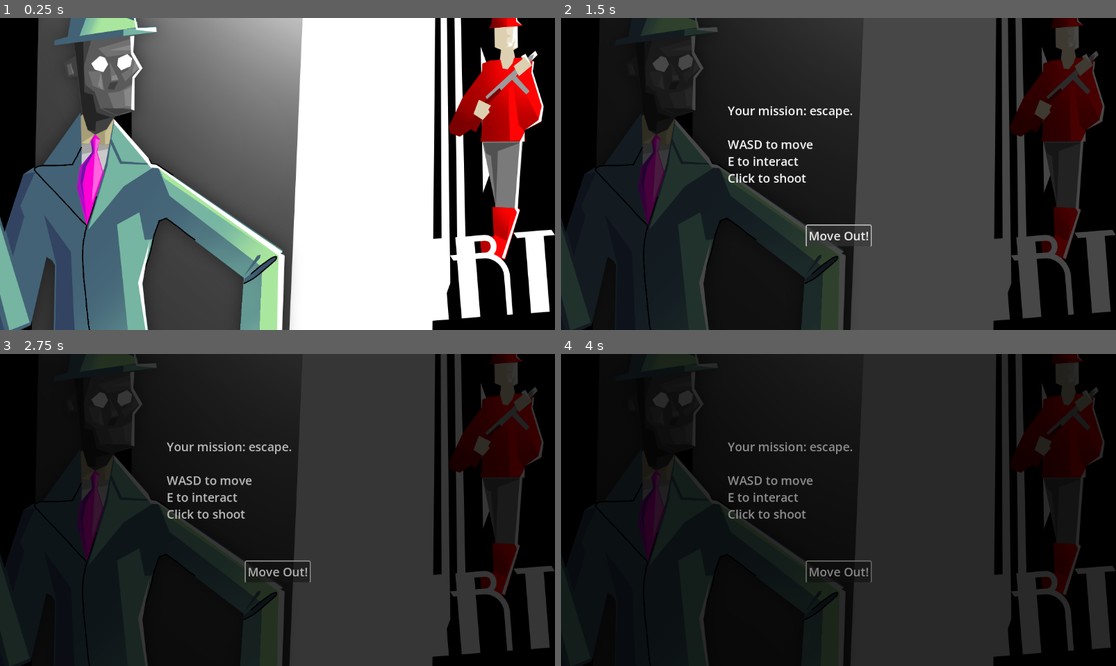
Above: before the commit, frames 1-4 (two rows, left to right).
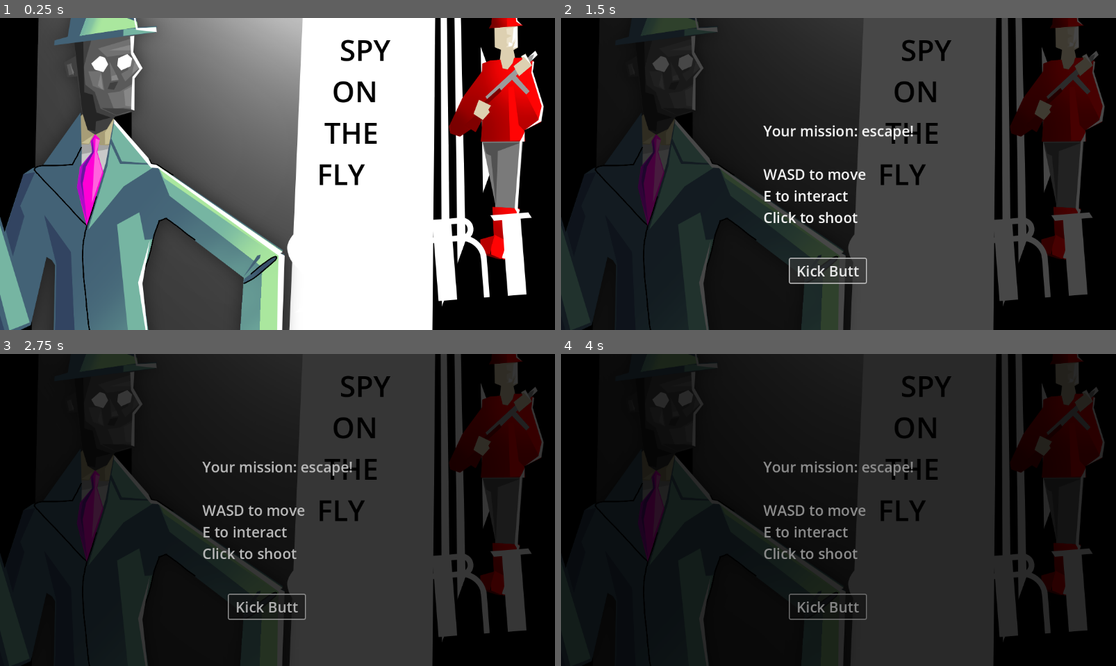
Above: after the commit, the same moments.

Repository: Evanator05/albertagamejam2023
Game: Godot game, scene res://Scenes/Title.tscn
Two runs of this game, one before a commit and one after it. Both use one fixed random seed, a clock stepped at 60 frames per second and the inputs below.
Inputs (mouse positions are in pixels of both pictures, inside the frame that each line leads up to; where the layout moved, square brackets give the same spot in the first picture):
- Up to frame 1 (0.25 s): no input
- Up to frame 2 (1.5 s): click (971, 261) [993, 280] at 0.5 s; click "Move Out!" (after the commit: "Kick Butt") at 1.25 s
- Up to frame 3 (2.75 s): tap Enter at 2 s; move the mouse to (399, 494) at 2.02 s; hold D (moveRight) from 2.03 s (still down); click (399, 494) at 2.1 s
- Up to frame 4 (4 s): tap Enter at 2.75, 3.5 s; move the mouse to (727, 525) at 2.77 s; release D (moveRight) at 2.78 s; hold S (moveDown) 2.78-3.53 s; tap E (interact) at 2.85 s; click (727, 525) at 3.05 s; move the mouse to (894, 441) at 3.52 s; hold D (moveRight) from 3.53 s (still down); click (894, 441) at 3.6 s

The runs differ from the first frame. In frame 1, 5.0% of the frame differs, in the area x 51-100%, y 6-98%; in frame 2, 7.3%, in the area x 30-100%, y 6-98%; in frame 3, 7.0%; in frame 4, 6.8%.

Commit message:
Add title to Title

Diff:
--- a/Scenes/Title.tscn
+++ b/Scenes/Title.tscn
@@ -6,8 +6,11 @@
 [ext_resource type="Texture2D" uid="uid://be4qbg3jaijko" path="res://Textures/start_clicked.png" id="3_1vnxv"]
 [ext_resource type="AudioStream" uid="uid://dutb7t4431yxx" path="res://Audio/Music/Title Screen_easy loopable.mp3" id="5_ys5yg"]
 
-[sub_resource type="Theme" id="Theme_4tl5j"]
-default_font_size = 25
+[sub_resource type="Theme" id="Theme_yaads"]
+default_font_size = 60
+
+[sub_resource type="Theme" id="Theme_iw7e8"]
+default_font_size = 30
 
 [node name="Title" type="Control"]
 layout_mode = 3
@@ -29,6 +32,27 @@
 expand_mode = 3
 stretch_mode = 3
 
+[node name="Label2" type="Label" parent="."]
+modulate = Color(0, 0, 0, 1)
+self_modulate = Color(0, 0, 0, 1)
+layout_mode = 1
+anchors_preset = 8
+anchor_left = 0.5
+anchor_top = 0.5
+anchor_right = 0.5
+anchor_bottom = 0.5
+offset_left = 82.0
+offset_top = -300.0
+offset_right = 236.0
+offset_bottom = 44.0
+grow_horizontal = 2
+grow_vertical = 2
+theme = SubResource("Theme_yaads")
+text = "   SPY
+  ON
+ THE
+FLY"
+
 [node name="TextureButton" type="TextureButton" parent="."]
 layout_mode = 1
 anchors_preset = 3
@@ -36,8 +60,10 @@
 anchor_top = 1.0
 anchor_right = 1.0
 anchor_bottom = 1.0
-offset_left = -508.0
-offset_top = -209.0
+offset_left = -556.0
+offset_top = -245.0
+offset_right = -48.0
+offset_bottom = -36.0
 grow_horizontal = 0
 grow_vertical = 0
 texture_normal = ExtResource("2_d5w48")
@@ -53,39 +79,41 @@
 grow_vertical = 2
 color = Color(0, 0, 0, 0.709804)
 
-[node name="RichTextLabel" type="RichTextLabel" parent="Intro"]
+[node name="Label" type="Label" parent="Intro"]
 layout_mode = 1
 anchors_preset = 8
 anchor_left = 0.5
 anchor_top = 0.5
 anchor_right = 0.5
 anchor_bottom = 0.5
-offset_left = -230.0
-offset_top = -149.5
-offset_right = 230.0
-offset_bottom = 149.5
+offset_left = -83.5
+offset_top = -65.0
+offset_right = 83.5
+offset_bottom = 65.0
 grow_horizontal = 2
 grow_vertical = 2
-theme = SubResource("Theme_4tl5j")
-text = "Your mission: escape.
+theme = SubResource("Theme_iw7e8")
+text = "Your mission: escape!
 
 WASD to move
 E to interact
-Click to shoot"
+Click to shoot
+"
 
-[node name="Button" type="Button" parent="Intro/RichTextLabel"]
+[node name="Button" type="Button" parent="Intro/Label"]
 layout_mode = 1
 anchors_preset = 7
 anchor_left = 0.5
 anchor_top = 1.0
 anchor_right = 0.5
 anchor_bottom = 1.0
-offset_left = -40.5
-offset_top = -31.0
-offset_right = 40.5
+offset_left = -101.5
+offset_top = 64.5
+offset_right = 56.5
+offset_bottom = 114.5
 grow_horizontal = 2
 grow_vertical = 0
-text = "Move Out!"
+text = "Kick Butt"
 
 [node name="TitleMusic" type="AudioStreamPlayer" parent="."]
 stream = ExtResource("5_ys5yg")
@@ -103,4 +131,4 @@
 color = Color(0, 0, 0, 0)
 
 [connection signal="pressed" from="TextureButton" to="." method="_on_texture_button_pressed"]
-[connection signal="pressed" from="Intro/RichTextLabel/Button" to="." method="_on_button_pressed"]
+[connection signal="pressed" from="Intro/Label/Button" to="." method="_on_button_pressed"]
Not shown: 1 places in Scenes/Title.tscn that only renumber resources
